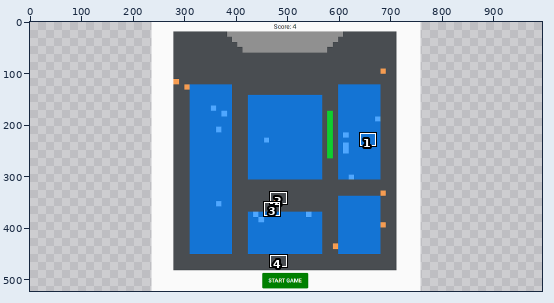
Sprite sheet: mySnake/Cover.png. The first picture is a wide view before the edit; the outline marks the close-up.
Close-up. The starting point:
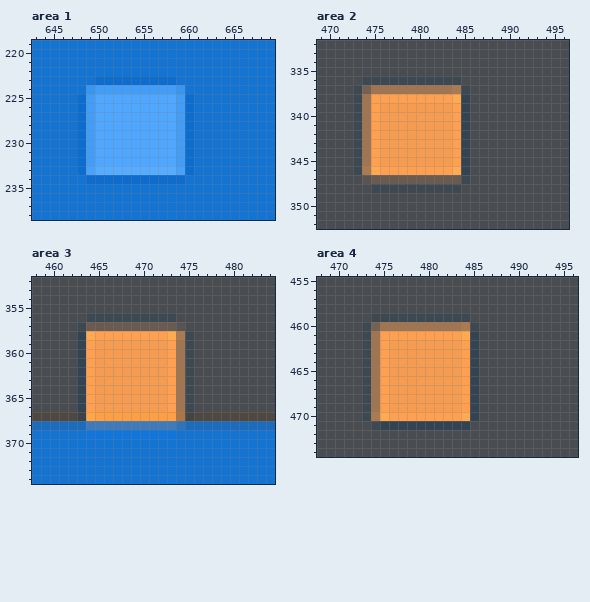
The file is 522x522 pixels. Colours within 5 levels of each other are drawn and written as one. Shown: area 1: x 643..669, y 219..238; area 2: x 469..496, y 332..352; area 3: x 458..484, y 352..374; area 4: x 468..496, y 455..474. The old version is drawn lined up with the new one, on the new canvas. The commit also changed other parts of the picture, which this record leaves out.
New version:
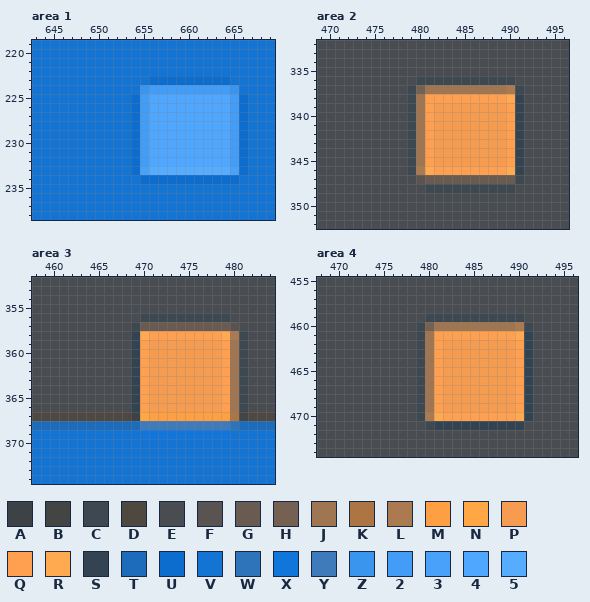
Palette (. is transparent): A #3d4246  B #434444  C #3e4851  D #4f4840  E #494d51  F #595451  G #695b51  H #746151  J #a07551  K #ad7544  L #ab7a51  M #ff9f44  N #ffa744  P #f69c51  Q #ffa051  R #ffaa51  S #334351  T #1d6cbb  U #0c6dce  V #1474d4  W #2e74bb  X #1076dc  Y #3f7bbb  Z #3a95ef  2 #439df6  3 #49a1fa  4 #4fa7ff  5 #56adff
What changed:
canvas 522x522 -> 994x522, the old top-left corner now at 236,0
Changed rows in their new state; - is an unchanged pixel.
Area 1:
first column x 648:
223 --VVVVVV---UUUUUU--
224 -VVVVVVZ---222222Z-
225 VVVVVVU2---4444442U
226 VVVVVVU2---4444442U
227 VVVVVVU2---4444442U
228 VVVVVVU2---4444442U
229 VVVVVVU2---4444442U
230 VVVVVVU2---4444442U
231 VVVVVVU2---4444442U
232 VVVVVVU2---4444442U
233 VVVVVVU3---5555553U
234 -VVVVVV-----UUUUUU-
Area 2:
first column x 473:
336 -EEEEEE-----CCCCCC-
337 EEEEEECH---JJJJJJLC
338 EEEEEECJ---QQQQQQRS
339 EEEEEECJQ--PPPPPPQS
340 EEEEEECJQ--PPPPPPQS
341 EEEEEECJQ--PPPPPPQS
342 EEEEEECJQ--PPPPPPQS
343 EEEEEECJQ--PPPPPPQS
344 EEEEEECJQ--PPPPPPQS
345 EEEEEECJQ--PPPPPPQS
346 EEEEEECLR--QQQQQQRS
347 -EEEEEEF----GGGGGGC
348 --EEEEEE----CCCCCC-
Area 3:
first column x 463:
356 -EEEEEE----CCCCCC--
357 EEEEEEC----GGGGGGF-
358 EEEEEESR--QQQQQQRLC
359 EEEEEESQ--PPPPPPQJC
360 EEEEEESQ--PPPPPPQJC
361 EEEEEESQ--PPPPPPQJC
362 EEEEEESQ--PPPPPPQJC
363 EEEEEESQ--PPPPPPQJC
364 EEEEEESQ--PPPPPPQJC
365 EEEEEESQ--PPPPPPQJC
366 EEEEEESQ--PPPPPPQJC
367 DDDDDDAN---MMMMMMKB
368 -TTTTTT----YYYYYYW-
369 -VVVVVV----XXXXXX--
Area 4:
first column x 473:
459 -EEEEEE-----CCCCCC-
460 EEEEEECH---JJJJJJLC
461 EEEEEECJ---QQQQQQRS
462 EEEEEECJQ--PPPPPPQS
463 EEEEEECJQ--PPPPPPQS
464 EEEEEECJQ--PPPPPPQS
465 EEEEEECJQ--PPPPPPQS
466 EEEEEECJQ--PPPPPPQS
467 EEEEEECJQ--PPPPPPQS
468 EEEEEECJQ--PPPPPPQS
469 EEEEEECJQ--PPPPPPQS
470 EEEEEECLR--QQQQQQRS
471 -EEEEEEC----SSSSSS-
Pixel boxes of the changes (left, top, right, bottom) in both close-ups:
changed: (77, 76, 248, 184)
changed: (353, 76, 524, 193)
changed: (77, 313, 248, 439)
changed: (362, 313, 533, 430)
